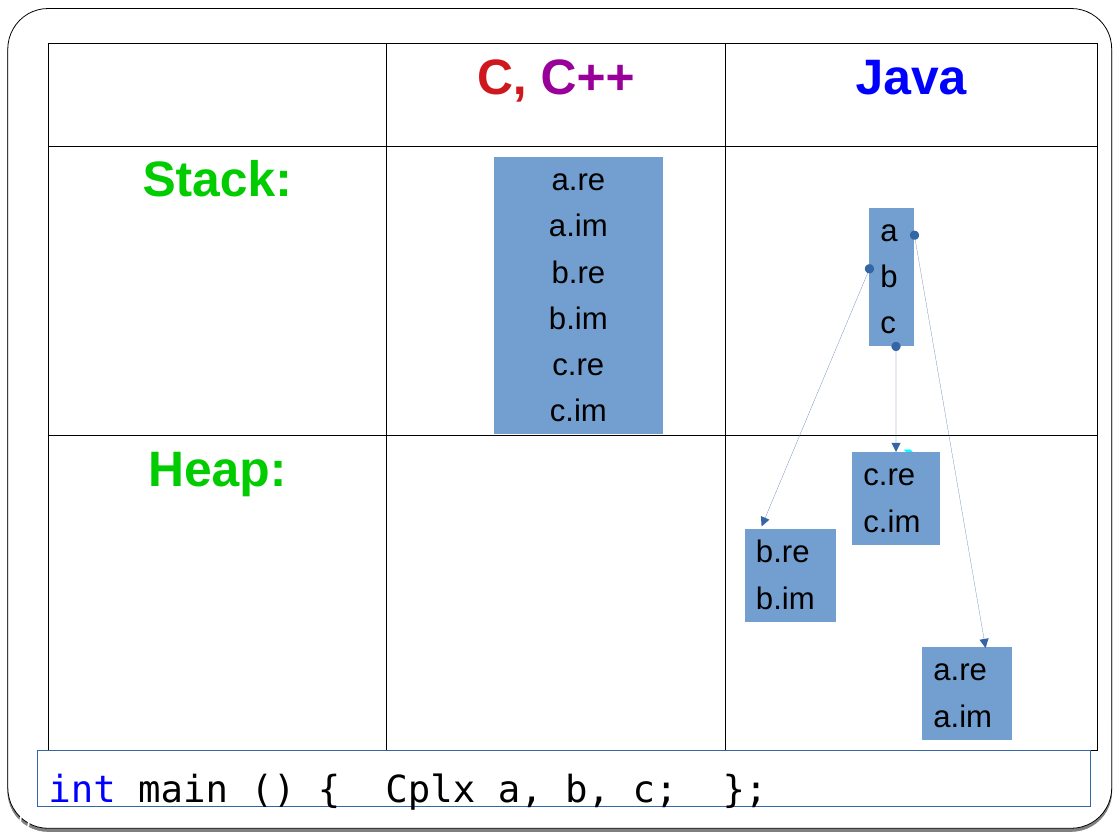
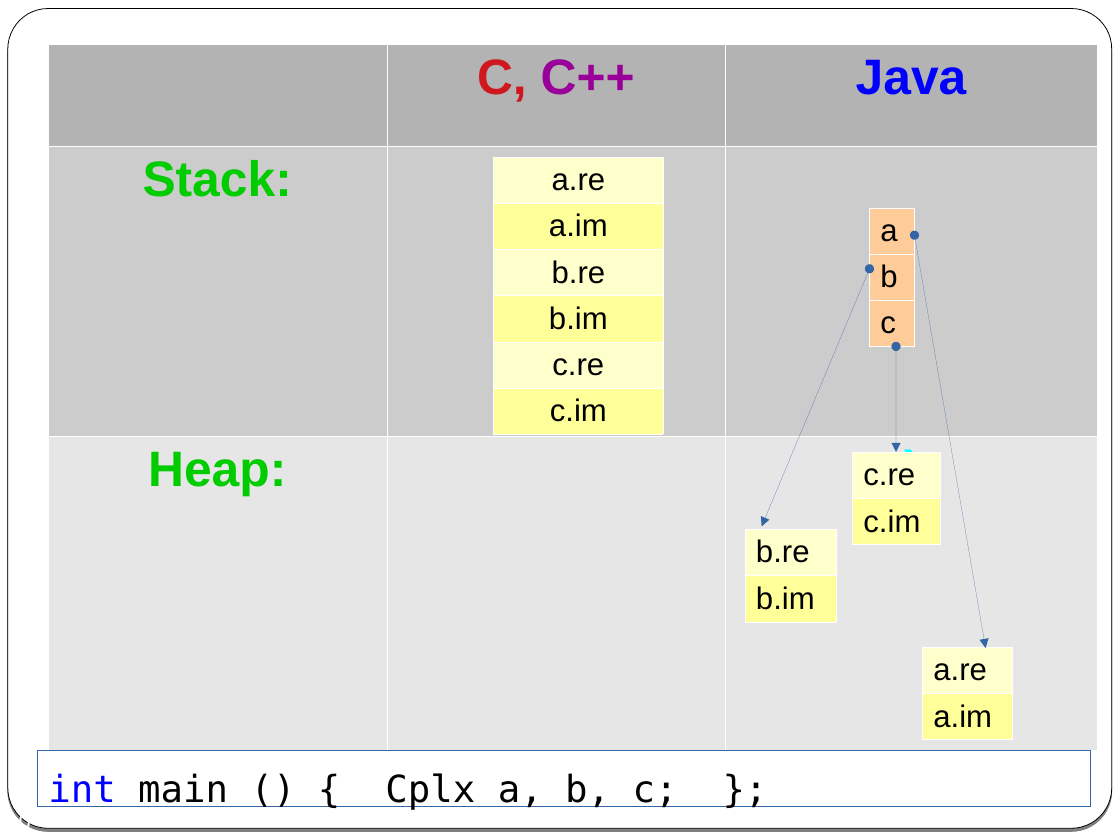
Before and after one commit to cpp-at-ariel/cpp-5779, a slide deck: slide 10 of 02-classes-constructors-destructors/slides-1-classes.odp. Drawn at 1120x840 pixels with LibreOffice and Linux fonts; fonts in the diff are those of the drawing. Boxes give left, top, right and bottom in pixels: in the first picture for what was removed or moved away, otherwise in the second. Text is boxed around its words. In the diff, an @@ line names an element or a change of style, - is before the commit and + after.

```diff
--- a/02-classes-constructors-destructors/slides-1-classes.odp
+++ b/02-classes-constructors-destructors/slides-1-classes.odp
@@ table at (48,44,1096,750) @@
@@ fill none to #B3B3B3 in 2 cells @@
@@ fill none to #CCCCCC in row 2, column 1 @@
@@ fill none to #E6E6E6 in 2 cells @@
@@ borders changed @@
@@ table at (494,157,664,435) @@
@@ fill #729FCF to #FFFFCC in 3 cells @@
@@ fill #729FCF to #FFFF99 in 3 cells @@
@@ borders changed @@
@@ table at (869,208,914,347) @@
@@ fill #729FCF to #FFCC99 in 3 cells @@
@@ borders changed @@
@@ table at (852,452,940,545) @@
@@ fill #729FCF to #FFFFCC in row 1, column 1 @@
@@ fill #729FCF to #FFFF99 in row 2, column 1 @@
@@ borders changed @@
@@ table at (745,529,836,622) @@
@@ fill #729FCF to #FFFFCC in row 1, column 1 @@
@@ fill #729FCF to #FFFF99 in row 2, column 1 @@
@@ borders changed @@
@@ table at (923,647,1012,740) @@
@@ fill #729FCF to #FFFFCC in row 1, column 1 @@
@@ fill #729FCF to #FFFF99 in row 2, column 1 @@
@@ borders changed @@
```
Also in this commit, not shown: 3 other slides changed, 23 other files.
